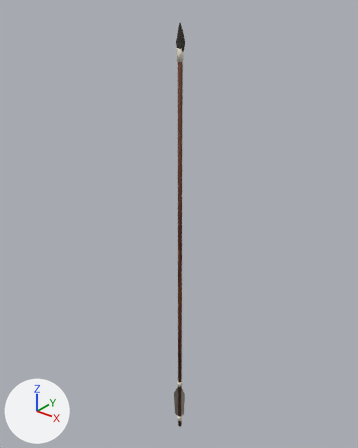
A saved change to the glTF model assets/models/items/SM_Item_arrow.gltf.
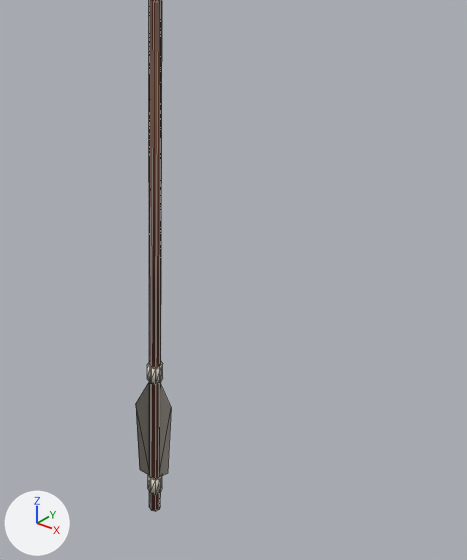
The first picture shows the older version from a 50 mm lens placed at (0.578, -0.726, 1.026), pointed at (-0.022, 0.024, 0.561). The close-ups show the older and then the newer version on the part from 37% to 77% of the width and 60% to 99% of the height of that picture. Only the edits that show in the close-ups are written down. The lights are fixed; the arrows at lower left show +X, +Y and +Z. The close-ups show mesh edges as thin lines. Vertices at exactly the same position are counted once.

Objects in the first close-up: 'SM_Item_arrow'.
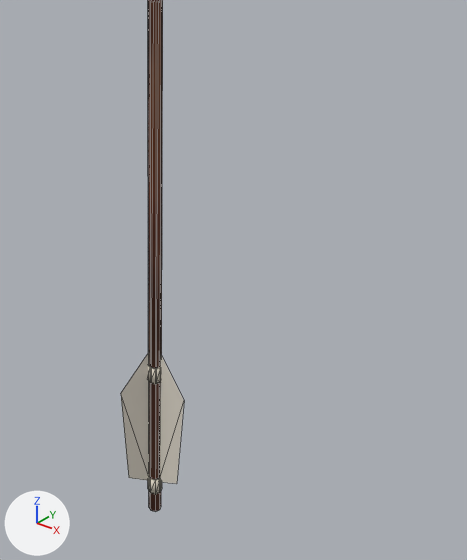
Location of each change, (x1, y1, x2, y2) in pixels of the close-ups (467 x 560 px; the box of a moved part takes in the faces that stretch with it):
```json
{"object": "SM_Item_arrow", "change": "recoloured, reshaped", "before": [136, 0, 171, 511], "after": [121, 0, 184, 512]}
{"part": 1, "of": "me_tube", "change": "moved or reshaped", "before": [136, 382, 171, 477], "after": [121, 352, 184, 484]}
```

The change, as JSON lines over the scene's bpy script:
```json
{"op": "set", "path": "mat_m_feather.base_color", "old": "(0.22, 0.2, 0.17)", "new": "(0.74, 0.69, 0.6)", "note": "grey #817c73 -> light grey #dfd8cb"}
{"block": "me_tube", "where": "# used by ob_sm_item_arrow; location = (0.0, 0.0, 0.0)"}
{"block": "me_tube", "where": "# verts and faces of me_tube; kept vertices keep their numbers, new ones are numbered from 101"}
{"block": "me_tube", "where": "# before: 89 (0.004, 0.0, 0.035) at pixel (158, 476), 90 (0.004, 0.0, 0.135), 91 (0.016, 0.0, 0.115) at pixel (171, 407), 92 (0.013, 0.0, 0.045) at pixel (167, 473), 93 (-0.002, 0.003, 0.035)"}
{"block": "me_tube", "where": "# before: 94 (-0.002, 0.003, 0.135), 95 (-0.008, 0.014, 0.115), 96 (-0.007, 0.011, 0.045), 97 (-0.002, -0.003, 0.035) at pixel (150, 475), 98 (-0.002, -0.003, 0.135)"}
{"block": "me_tube", "where": "# before: 99 (-0.008, -0.014, 0.115) at pixel (135, 403), 100 (-0.007, -0.011, 0.045) at pixel (139, 469)"}
{"op": "remove", "block": "me_tube", "code": "me_tube.from_pydata(...)  # 101 vertices, 164 faces; spans x -0.011..0.016, y -0.014..0.014, z 0.0..0.966"}
{"op": "add", "block": "me_tube", "code": "me_tube.from_pydata(...)  # 101 vertices, 164 faces; spans x -0.014..0.028, y -0.024..0.024, z 0.0..0.968"}
{"block": "me_tube", "change": "me_tube part 1"}
{"op": "add", "block": "me_tube", "code": "for i in [89, 93, 97]: verts[i] += (0.0, 0.0, -0.005)"}
{"op": "add", "block": "me_tube", "code": "for i in [90, 94, 98]: verts[i] += (0.0, 0.0, 0.03)"}
{"op": "add", "block": "me_tube", "code": "verts[91] = (0.028, 0.0, 0.13)  # moved, pixel (184, 400)"}
{"op": "add", "block": "me_tube", "code": "verts[92] = (0.022, 0.0, 0.04)  # moved, pixel (176, 483)"}
{"op": "add", "block": "me_tube", "code": "verts[95] = (-0.014, 0.024, 0.13)  # moved"}
{"op": "add", "block": "me_tube", "code": "verts[96] = (-0.011, 0.019, 0.04)  # moved"}
{"op": "add", "block": "me_tube", "code": "verts[99] = (-0.014, -0.024, 0.13)  # moved, pixel (120, 393)"}
{"op": "add", "block": "me_tube", "code": "verts[100] = (-0.011, -0.019, 0.04)  # moved, pixel (128, 477)"}
{"block": "me_tube", "change": "other edits to the shape of me_tube do not show in these pictures"}
```
